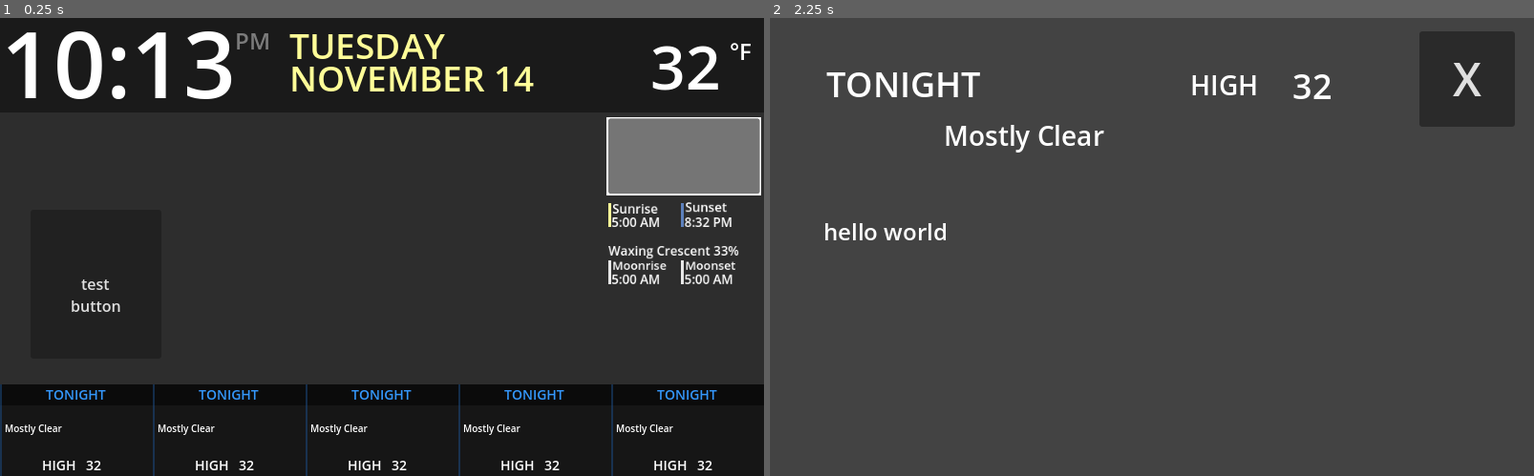
Above: before the commit, frames 1-2 (left to right).
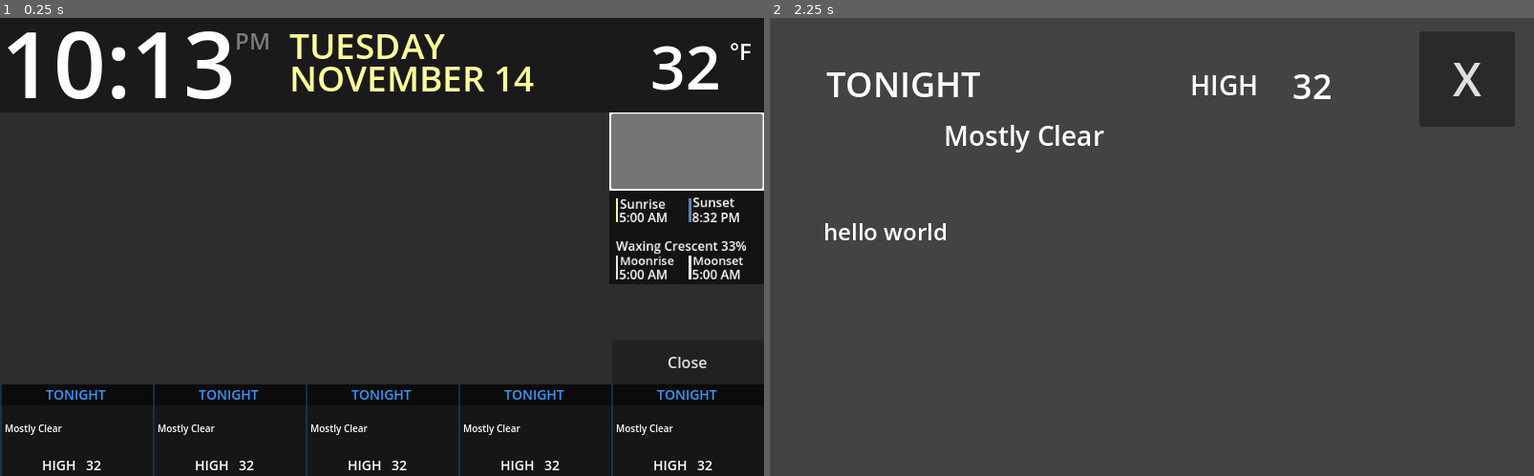
Above: after the commit, the same moments.

Repository: mattgrogan/PiDisplay
Game: Godot game, scene res://pi_display.tscn
Same seed, same stepped clock (60 frames per second), same inputs: the game is played once before the commit and once after it.
Inputs (mouse positions are in pixels of both pictures, inside the frame that each line leads up to; where the layout moved, square brackets give the same spot in the first picture):
- Up to frame 1 (0.25 s): no input
- Up to frame 2 (2.25 s): click (1457, 150) [1457, 155] at 0.5 s; click "test button" (after the commit: "Close") at 1.25 s; click (846, 430) at 2.02 s

The runs differ from the first frame. In frame 1, 4.6% of the frame differs, in the area x 9-100%, y 20-77%; in frame 2, nothing differs.
Error before the commit: Invalid access to property or key 'properties' on a base object of type 'Nil'. (res://USNO_Data.gd:33)
Error after the commit: Invalid access to property or key 'properties' on a base object of type 'Nil'. (res://USNO_Data.gd:34)

Commit message:
cosmetic changes

Diff:
--- a/USNO_Data.gd
+++ b/USNO_Data.gd
@@ -27,6 +27,7 @@
 
 func _on_request_completed(result, response_code, headers, body):
 	var json = JSON.parse_string(body.get_string_from_utf8())
+	$Timer.start(3600) # Restart every hour
 	parse_usno_oneday(json)
 
 func parse_usno_oneday(json):
@@ -58,12 +59,12 @@
 	var min = int(split_time[1])
 
 	var ampm = "AM"
-	if hour == 0:
-		hour = 12
 	if hour > 12:
 		hour = hour - 12
 	if hour >= 12:
 		ampm = "PM"
+	if hour == 0:
+		hour = 12
 
 	return "%d:%d %s" % [hour, min, ampm]
 
@@ -73,3 +74,7 @@
 	$Moonrise.text = mil_time_to_12hr(moonrise)
 	$Moonset.text = mil_time_to_12hr(moonset)
 	$Moonphase.text = moon_phase + " (" + moon_frac + ")"
+
+
+func _on_timer_timeout():
+	_send_http_request()
--- a/pi_display.tscn
+++ b/pi_display.tscn
@@ -101,17 +101,15 @@
 label_settings = SubResource("LabelSettings_3ioaa")
 
 [node name="SunriseSunset" parent="TimeDisplay" instance=ExtResource("3_57io8")]
-position = Vector2(559, 58)
+position = Vector2(562, 53)
 scale = Vector2(0.83, 0.83)
 
 [node name="TestButton" type="Button" parent="TimeDisplay"]
-offset_left = 32.0
-offset_top = 201.0
-offset_right = 169.0
-offset_bottom = 357.0
-text = "
-test
-button"
+offset_left = 641.0
+offset_top = 338.0
+offset_right = 800.0
+offset_bottom = 384.0
+text = "Close"
 script = ExtResource("4_mbjm5")
 
 [node name="HUD" type="CanvasLayer" parent="TimeDisplay"]
--- a/sunrise_sunset.tscn
+++ b/sunrise_sunset.tscn
@@ -11,8 +11,15 @@
 [node name="SunriseSunset" type="Node2D"]
 script = ExtResource("1_tfgvx")
 
+[node name="ColorRect2" type="ColorRect" parent="."]
+offset_left = 92.0
+offset_top = 149.0
+offset_right = 287.0
+offset_bottom = 272.0
+color = Color(0, 0, 0, 0.564706)
+
 [node name="USNO_Data" parent="." instance=ExtResource("2_ys010")]
-position = Vector2(97, 223)
+position = Vector2(103, 223)
 
 [node name="Timer" type="Timer" parent="."]
 
--- a/usno_data.tscn
+++ b/usno_data.tscn
@@ -3,8 +3,16 @@
 [ext_resource type="Script" path="res://USNO_Data.gd" id="1_5gepg"]
 
 [node name="USNO_Data" type="Node2D"]
-position = Vector2(6, 62)
+position = Vector2(12, 62)
 script = ExtResource("1_5gepg")
+
+[node name="ColorRect" type="ColorRect" parent="."]
+visible = false
+offset_left = -6.0
+offset_top = -62.0
+offset_right = 167.0
+offset_bottom = 52.0
+color = Color(0, 0, 0, 0.384314)
 
 [node name="Sunrise" type="Label" parent="."]
 offset_left = 1.0
@@ -115,3 +123,9 @@
 offset_right = 162.0
 offset_bottom = 12.0
 text = "Waxing Crescent 33%"
+metadata/_edit_use_anchors_ = true
+
+[node name="Timer" type="Timer" parent="."]
+wait_time = 21600.0
+
+[connection signal="timeout" from="Timer" to="." method="_on_timer_timeout"]
